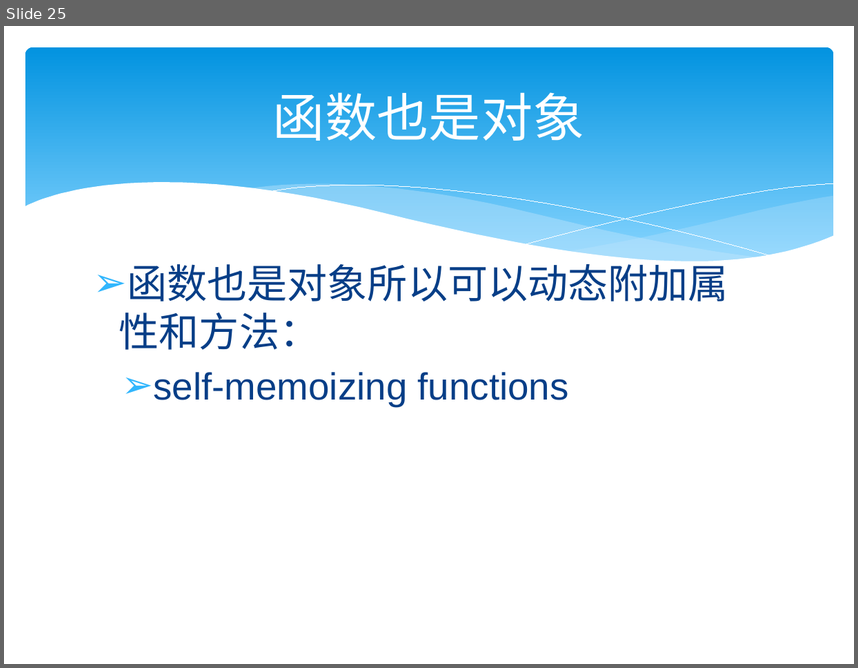
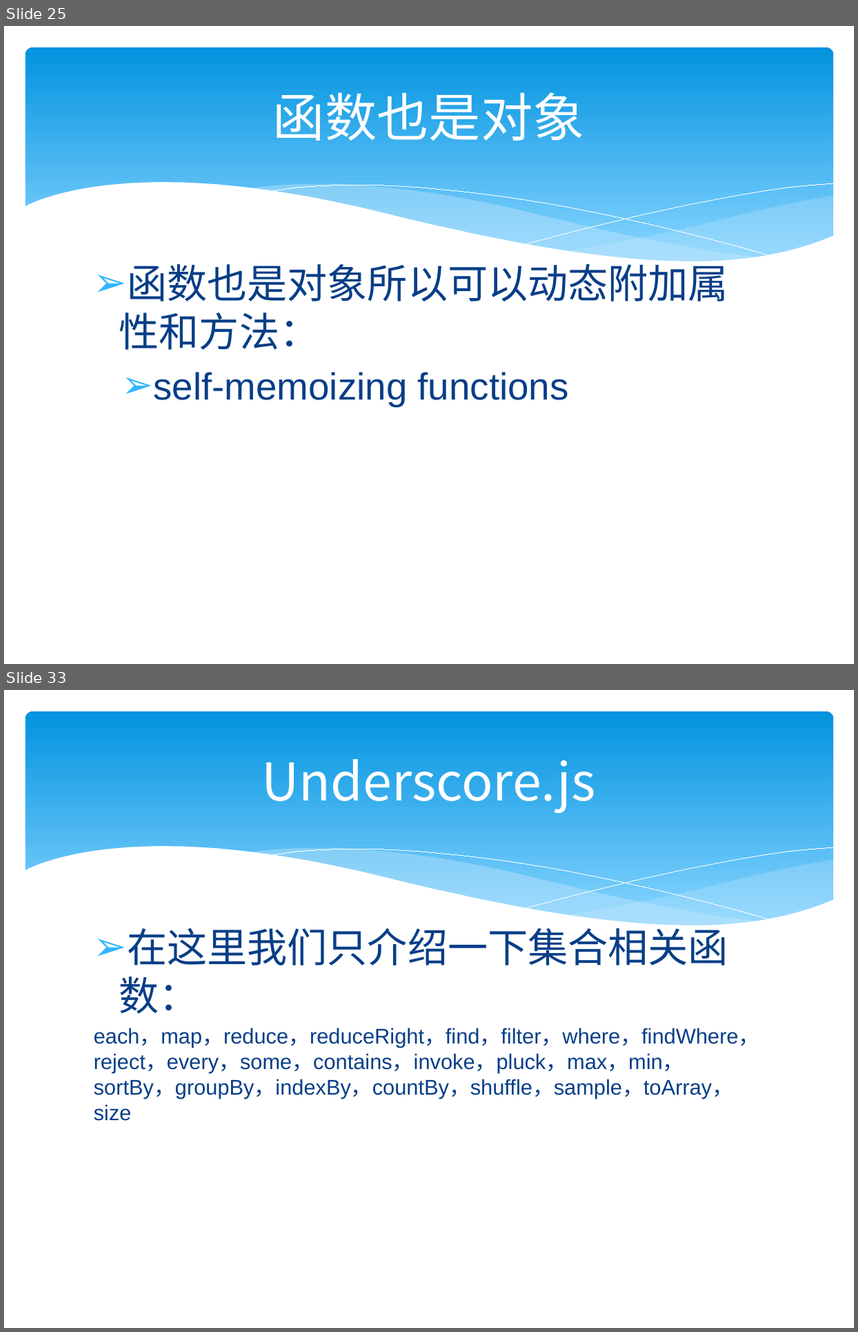
Before and after one commit to zjumty/jsfunc_training, a slide deck: JavaScriptFunctionObject.pptx. Shown one above the other, each under a label of ours: slide 25 before the commit, slides 25 and 33 after it; the slides between them are not shown. The pictures are 858x668 and 858x1332 pixels, drawn with LibreOffice and Linux fonts; fonts in the diff are those of the drawing. Boxes give left, top, right and bottom in pixels: in the first picture for what was removed or moved away, otherwise in the second. Text is boxed around its words. In the diff, an @@ line names an element or a change of style, - is before the commit and + after.

```diff
--- a/JavaScriptFunctionObject.pptx
+++ b/JavaScriptFunctionObject.pptx
@@ slide 33 added at (4, 690, 854, 1328), background #FFFFFF; not listed: 6 template elements that a slide beside it also shows @@
@@ title added at (262, 759, 596, 814), 44 pt, text #FFFFFF @@
+Underscore.js
@@ text added at (94, 921, 760, 1121), 18 pt, text #073E87 @@
+➢ 在这里我们只介绍一下集合相关函数：
+each，map，reduce，reduceRight，find，filter，where，findWhere，reject，every，some，contains，invoke，pluck，max，min，sortBy，groupBy，indexBy，countBy，shuffle，sample，toArray，size
```
Also in this commit, not shown: 1 slide changed, 6 other slides added, 2 other files.
